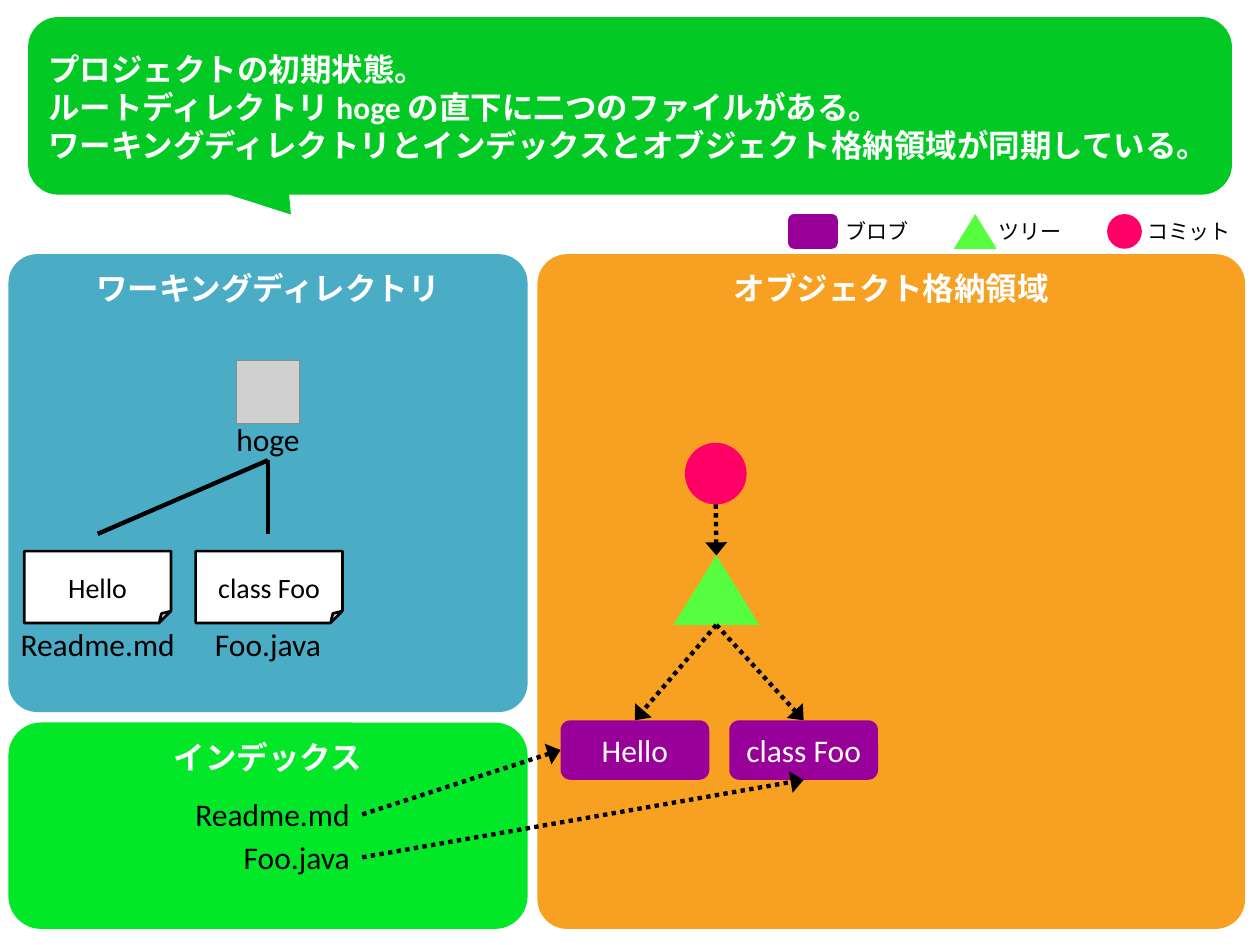
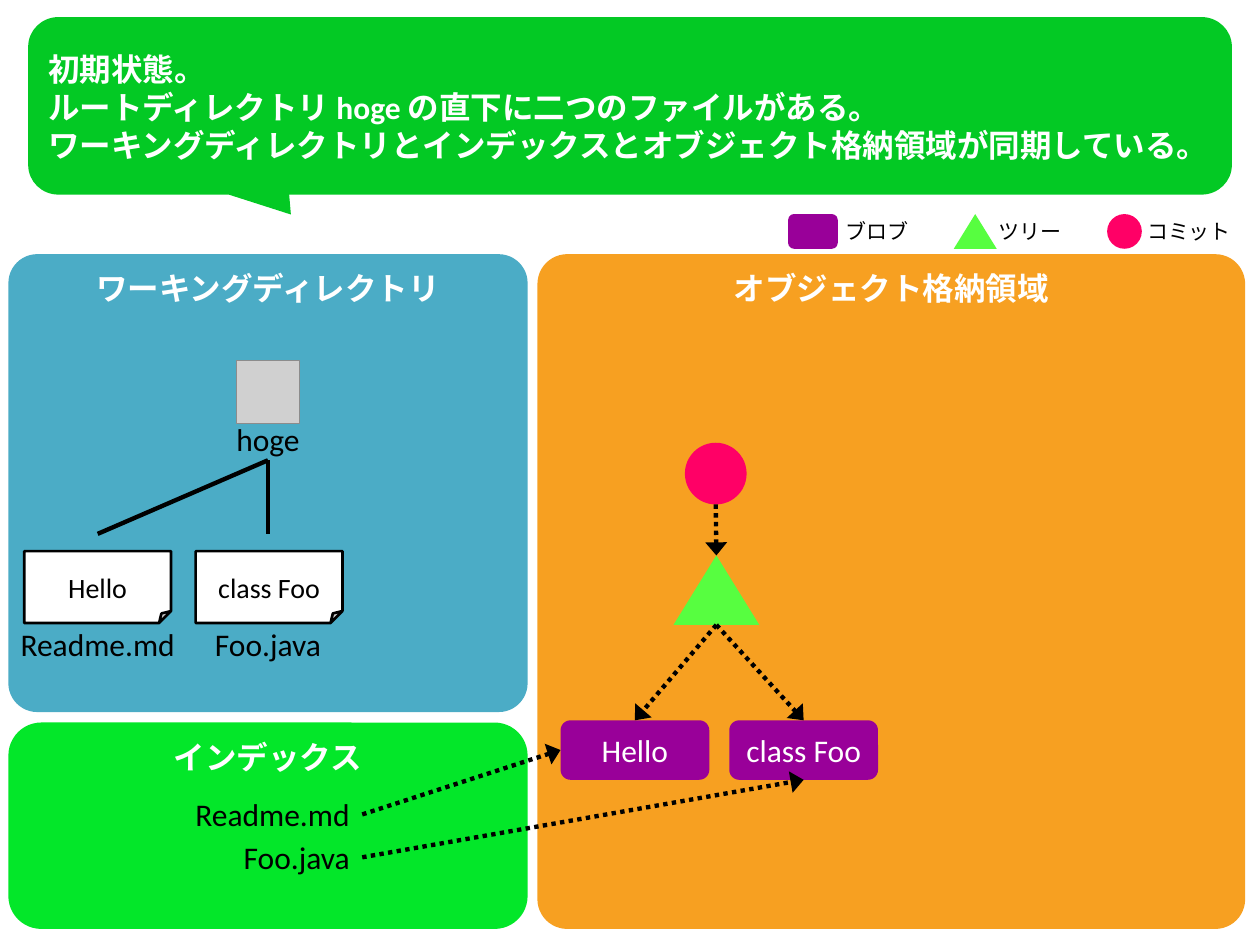
Before and after one commit to kaitoy/blog, a slide deck: slide 1 of static/images/git-repository/git_repo.pptx. Drawn at 1260x945 pixels with LibreOffice and Linux fonts; fonts in the diff are those of the drawing; grey boxes stand for pictures. Boxes give left, top, right and bottom in pixels: in the first picture for what was removed or moved away, otherwise in the second. Text is boxed around its words. In the diff, an @@ line names an element or a change of style, - is before the commit and + after.

```diff
--- a/static/images/git-repository/git_repo.pptx
+++ b/static/images/git-repository/git_repo.pptx
@@ text in freeform shape at [48, 54, 206, 84]: text changed @@
-プロジェクトの初期状態。
+初期状態。
```
Also in this commit, not shown: 5 other files.
